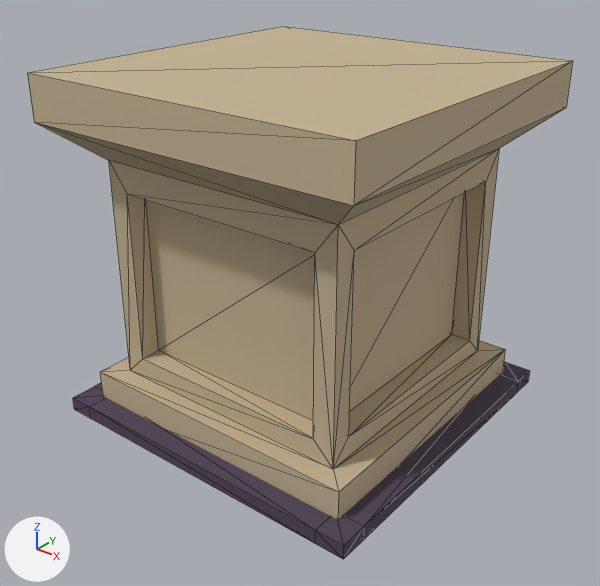
A saved change to the COLLADA model meshes/building-tiles/pedestal_basic.dae.
Rendered twice from a 50 mm lens placed at (0.01348, -0.01721, 0.0141), pointed at (0.00018, -0.0006, 0.0038). Arrows for +X, +Y and +Z are at lower left; the lights stay in place. Mesh edges are drawn as thin lines. Vertices at the same position are counted once.

In view in the first picture: 'pedestal1_MSH'.
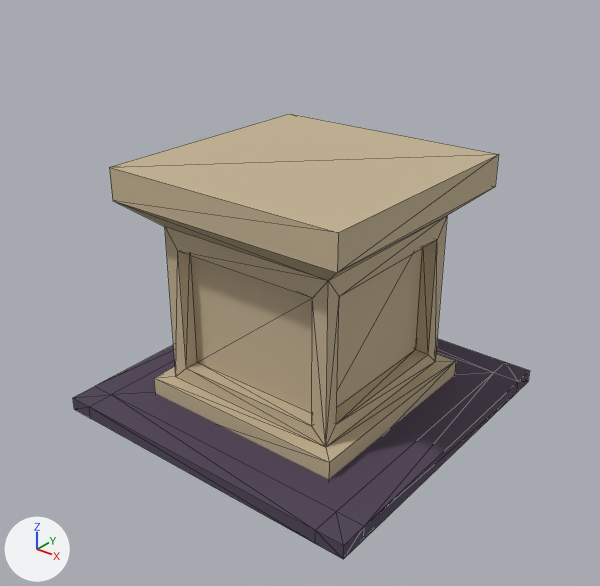
Changed parts and their boxes (x1, y1, x2, y2) in the pictures (600 x 586 px; the box of a moved part takes in the faces that stretch with it):
'pedestal1_MSH', reshaped (16% narrower, 16% shorter): before (27, 26, 573, 559); after (73, 114, 530, 559)
part 1 of me_pedestal1_mshmesh, moved or reshaped: before (27, 26, 573, 520); after (109, 114, 499, 479)
part 2 of me_pedestal1_mshmesh, recoloured: after (112, 352, 493, 511)

Edits to the bpy script that builds the scene:
```text
Change me_pedestal1_mshmesh:
    used by ob_pedestal1_msh; location = (0.0, 0.0, 0.0)
    remove me_pedestal1_mshmesh.from_pydata(...)  # 84 vertices, 176 faces; spans x -0.005..0.005, y -0.005..0.005, z 0.0..0.01
    add me_pedestal1_mshmesh.from_pydata(...)  # 84 vertices, 176 faces; spans x -0.005..0.005, y -0.005..0.005, z 0.0..0.0075
    me_pedestal1_mshmesh part 1: the loose piece of 52 vertices spanning x -0.005..0.005, y -0.005..0.005, z 0.0..0.01 is scaled about the mesh origin by 0.75
    me_pedestal1_mshmesh part 2: 4 kept faces spanning x -0.00423..0.00417, y -0.00417..0.00417, z 0.0..0.00042 get new vertex colours
```
